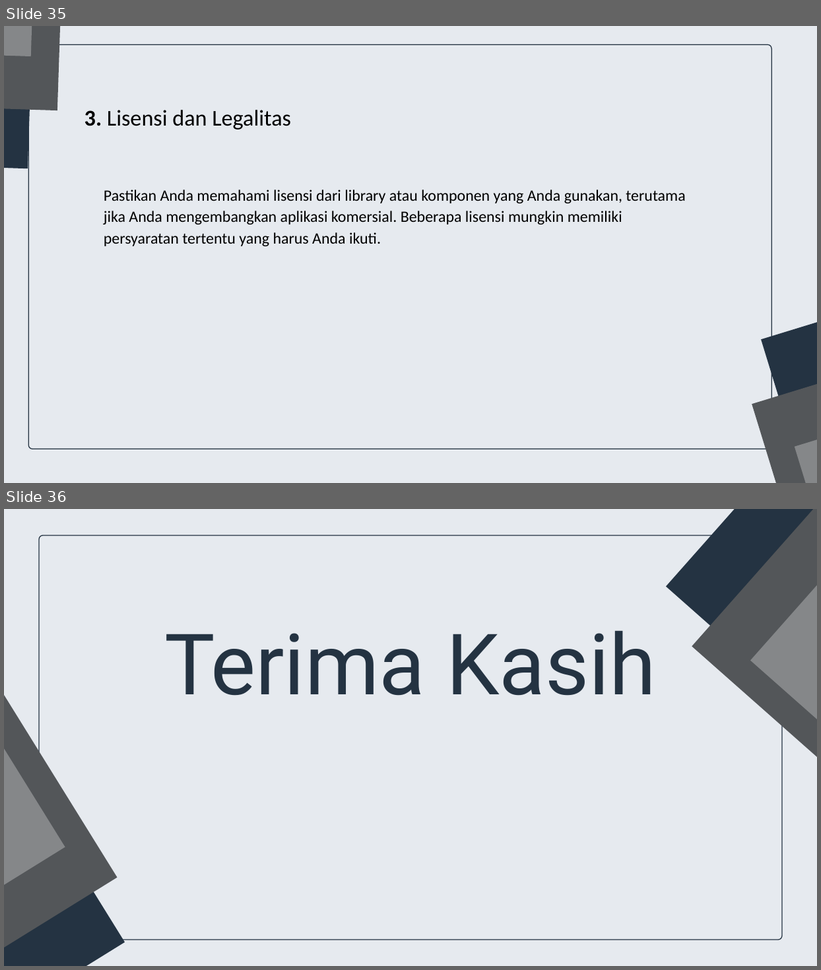
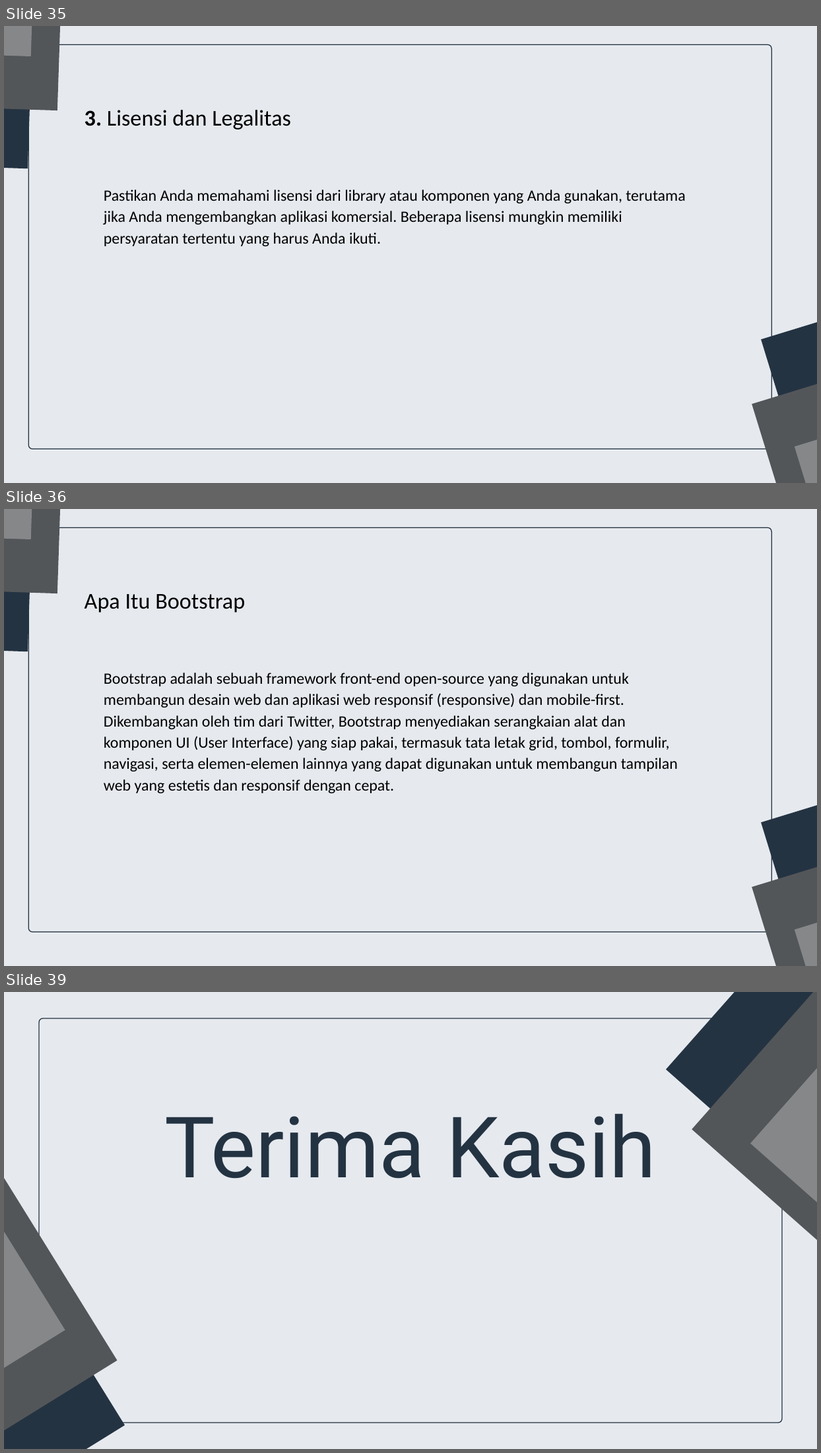
Before and after one commit to gemafajar09/bnsp-junior-web, a slide deck: junior-web-dev.pptx. Shown one above the other, each under a label of ours: slides 35 and 36 before the commit, slides 35, 36 and 39 after it; the slides between them are not shown. The pictures are 821x970 and 821x1453 pixels, drawn with LibreOffice and Linux fonts; fonts in the diff are those of the drawing. Boxes give left, top, right and bottom in pixels: in the first picture for what was removed or moved away, otherwise in the second. Text is boxed around its words. In the diff, an @@ line names an element or a change of style, - is before the commit and + after.

```diff
--- a/junior-web-dev.pptx
+++ b/junior-web-dev.pptx
@@ slide 36 added at [4, 509, 817, 966], background #E6EAEF @@
@@ freeform shape added at [4, 509, 36, 652], fill #243342 @@
@@ freeform shape added at [4, 509, 65, 593], fill #535659 @@
@@ freeform shape added at [4, 509, 39, 539], fill #858789 @@
@@ freeform shape added at [28, 527, 772, 932], fill #E6EAEF, outline #243342 1.5 pt @@
@@ text added at [85, 594, 245, 613], 40 pt, text #000000 @@
+Apa Itu Bootstrap
@@ text added at [104, 673, 678, 793], 28 pt, text #000000 @@
+Bootstrap adalah sebuah framework front-end open-source yang digunakan untuk membangun desain web dan aplikasi web responsif (responsive) dan mobile-first. Dikembangkan oleh tim dari Twitter, Bootstrap menyediakan serangkaian alat dan komponen UI (User Interface) yang siap pakai, termasuk tata letak grid, tombol, formulir, navigasi, serta elemen-elemen lainnya yang dapat digunakan untuk membangun tampilan web yang estetis dan responsif dengan cepat.
@@ freeform shape added at [761, 750, 817, 966], fill #243342 @@
@@ freeform shape added at [752, 815, 817, 966], fill #535659 @@
@@ freeform shape added at [795, 857, 817, 966], fill #858789 @@
@@ what was slide 36 is now slide 39 @@
```
Also in this commit, not shown: 2 other slides added, 46 other files.
